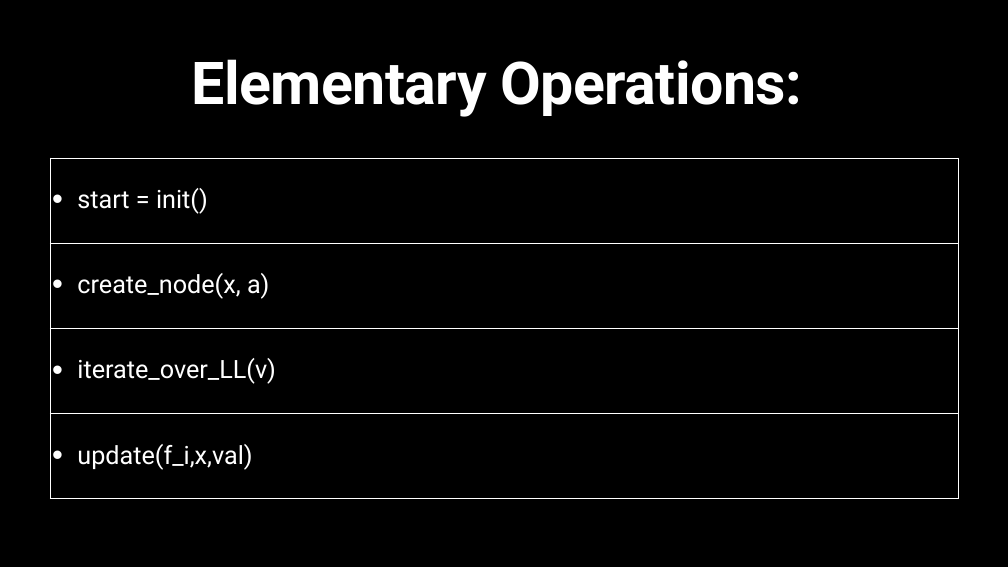
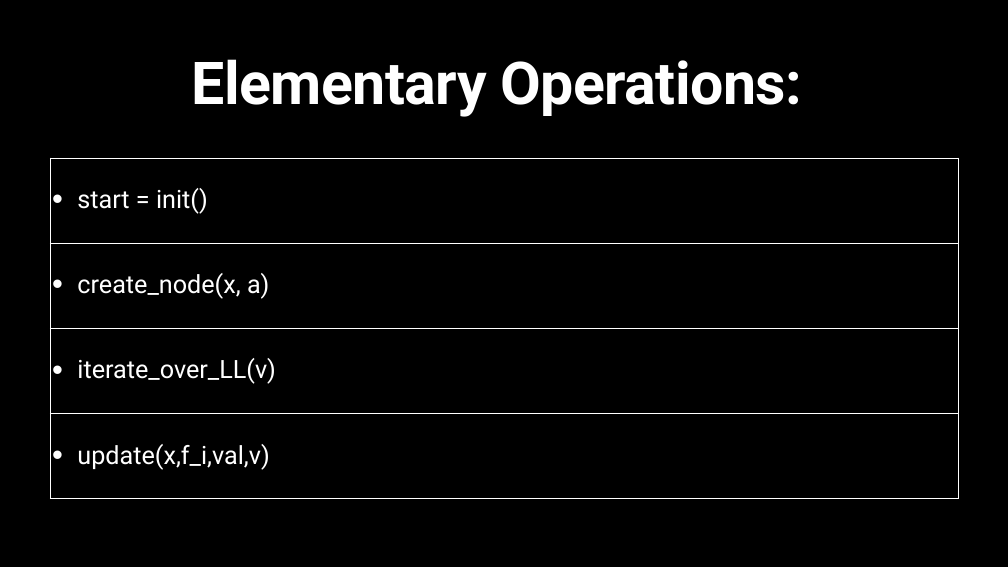
Before and after one commit to SirArthur7/PersistantDataStructure, a slide deck: slide 4 of Our_Presentation_slides/fullPersistentLL_pointerM.pptx (slide 15 before the commit). Drawn at 1008x567 pixels with LibreOffice and Linux fonts; fonts in the diff are those of the drawing. Boxes give left, top, right and bottom in pixels: in the first picture for what was removed or moved away, otherwise in the second. Text is boxed around its words. In the diff, an @@ line names an element or a change of style, - is before the commit and + after.

```diff
--- a/Our_Presentation_slides/fullPersistentLL_pointerM.pptx
+++ b/Our_Presentation_slides/fullPersistentLL_pointerM.pptx
@@ table at <box>50,158,958,499</box> @@
-row 4, column 1: update(f_i,x,val)
+row 4, column 1: update(x,f_i,val,v)
```
Also in this commit, not shown: 17 other slides changed, 60 slides added, 43 slides removed, 9 other files.
